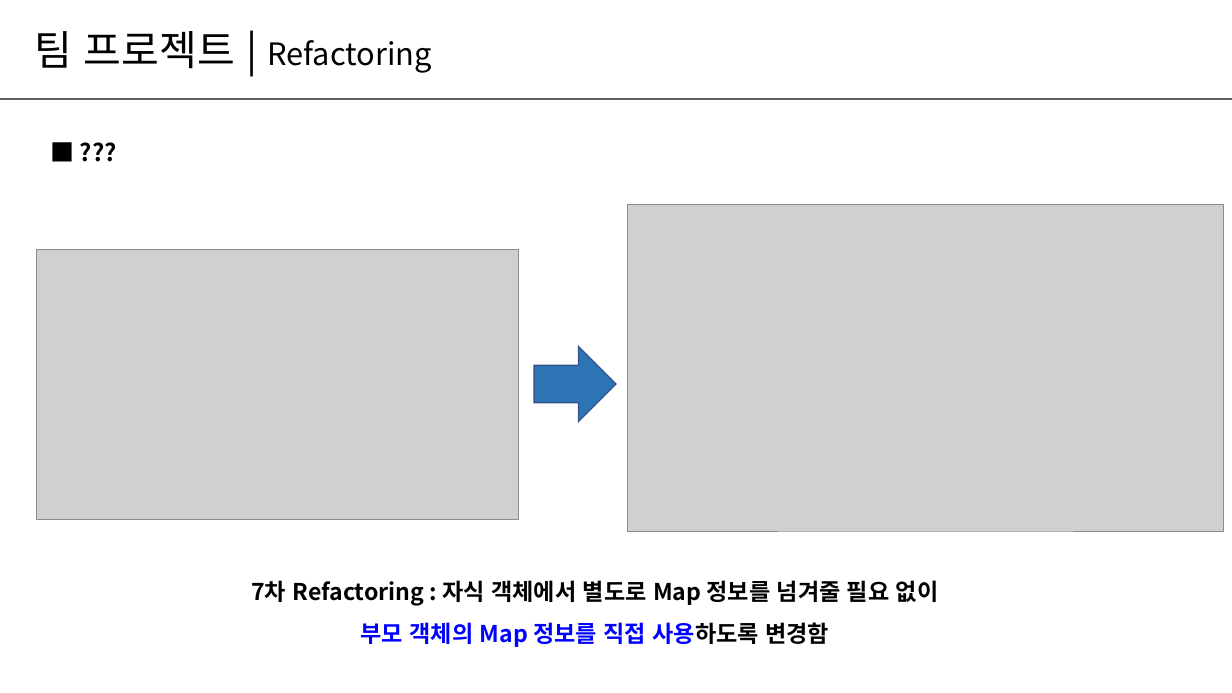
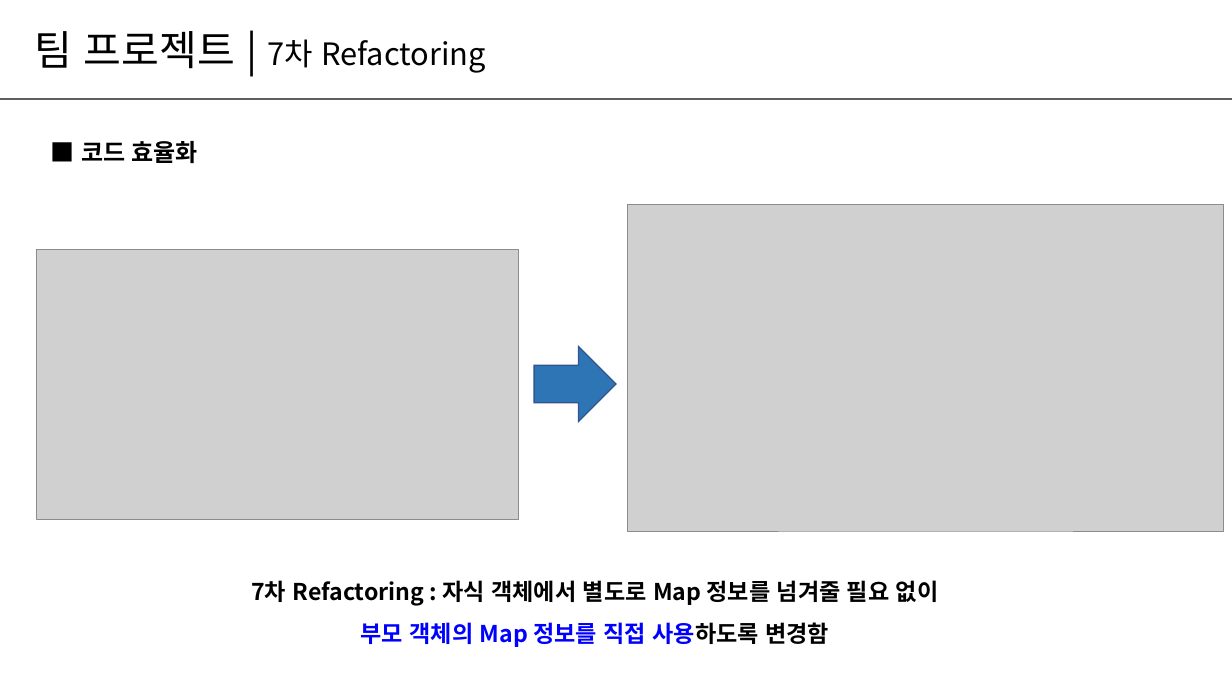
Before and after one commit to wjoongkim/Easy, a slide deck: slide 12 of 팀프로젝트_Easy팀_발표.pptx. Drawn at 1232x693 pixels with LibreOffice and Linux fonts; fonts in the diff are those of the drawing; grey boxes stand for pictures. Boxes give left, top, right and bottom in pixels: in the first picture for what was removed or moved away, otherwise in the second. Text is boxed around its words. In the diff, an @@ line names an element or a change of style, - is before the commit and + after.

```diff
--- a/팀프로젝트_Easy팀_발표.pptx
+++ b/팀프로젝트_Easy팀_발표.pptx
@@ text at <box>35,31,486,73</box>: text changed @@
-팀 프로젝트 | Refactoring
+팀 프로젝트 | 7차 Refactoring
@@ text at <box>81,141,198,163</box>: text changed @@
-■ ???
+■ 코드 효율화
```
Also in this commit, not shown: 6 other slides changed.
